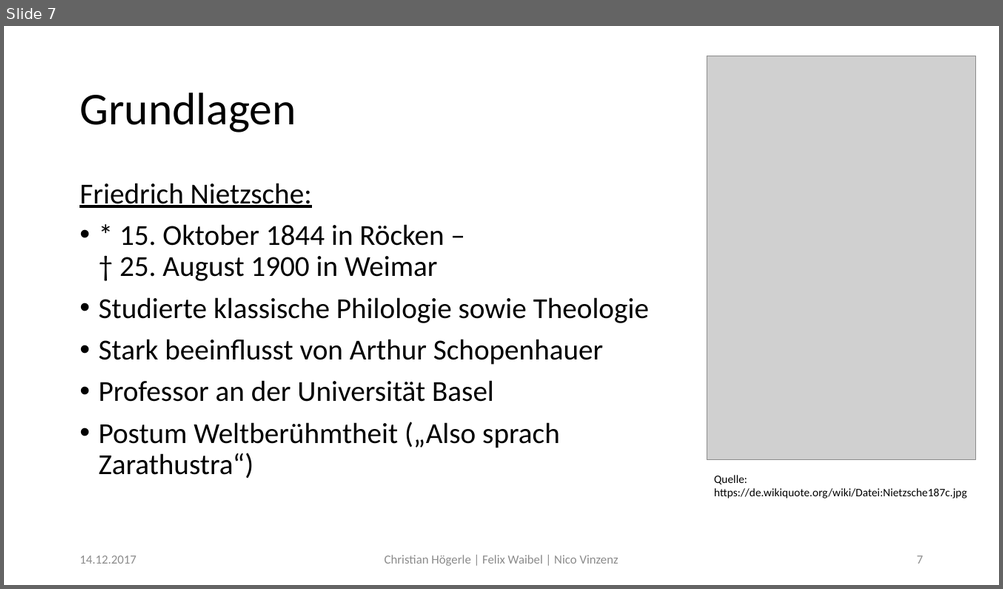
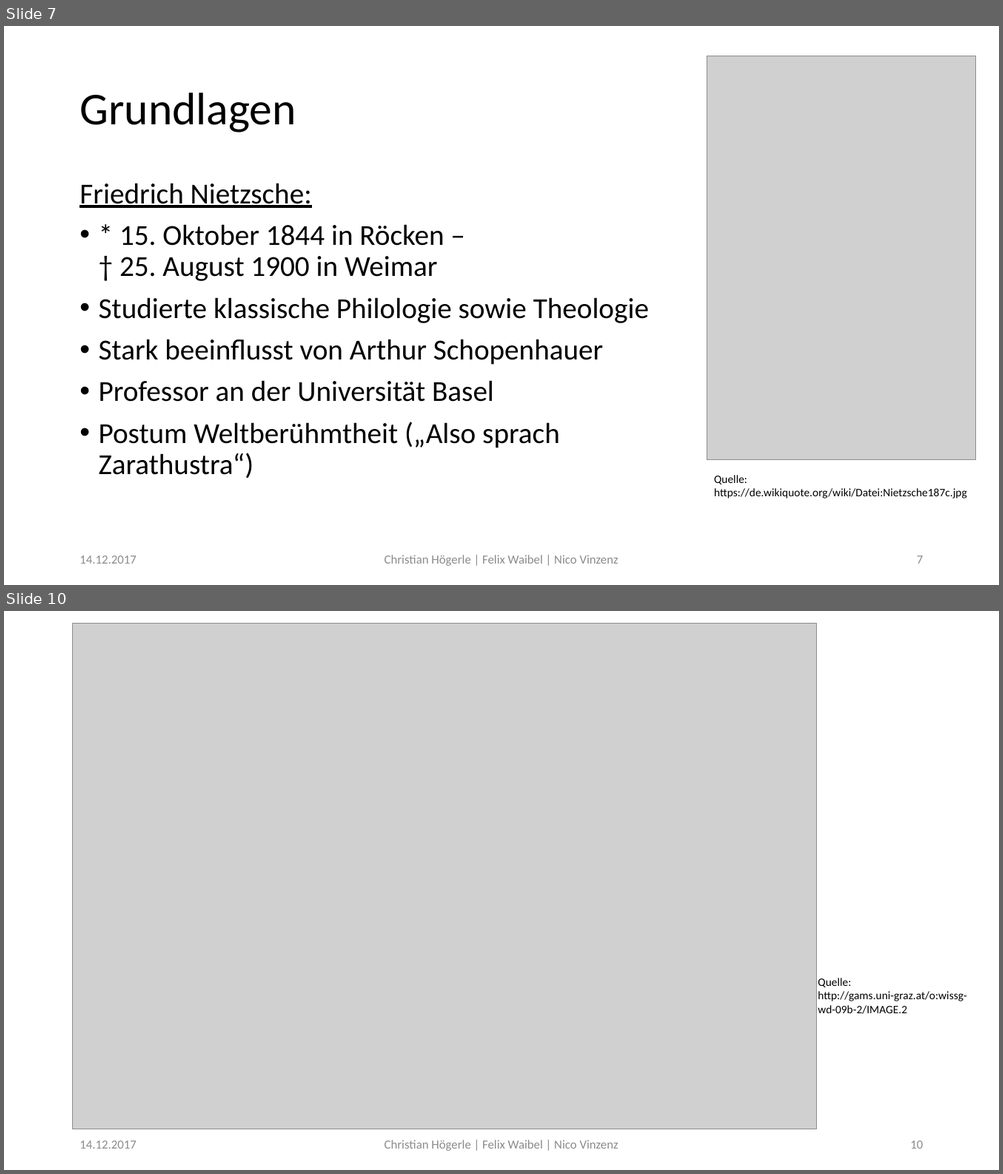
Before and after one commit to Fewa93/Berufsethik, a slide deck: Präsentation/Berufsethik.pptx. Shown one above the other, each under a label of ours: slide 7 before the commit, slides 7 and 10 after it; the slides between them are not shown. The pictures are 1003x589 and 1003x1174 pixels, drawn with LibreOffice and Linux fonts; fonts in the diff are those of the drawing; grey boxes stand for pictures. Boxes give left, top, right and bottom in pixels: in the first picture for what was removed or moved away, otherwise in the second. Text is boxed around its words. In the diff, an @@ line names an element or a change of style, - is before the commit and + after.

```diff
--- a/Präsentation/Berufsethik.pptx
+++ b/Präsentation/Berufsethik.pptx
@@ slide 10 added at <box>4,611,999,1170</box>, background #FFFFFF @@
@@ picture added at <box>73,624,817,1130</box> @@
@@ text added at <box>817,978,966,1014</box>, 11 pt, text #000000 @@
+Quelle:
+http://gams.uni-graz.at/o:wissg-wd-09b-2/IMAGE.2
@@ text added at <box>79,1141,136,1149</box>, 12 pt, text #8C8C8C @@
+14.12.2017
@@ text added at <box>384,1140,618,1151</box>, 12 pt, text #8C8C8C @@
+Christian Högerle | Felix Waibel | Nico Vinzenz
@@ page number added at <box>910,1141,922,1149</box>, 12 pt, text #8C8C8C @@
+10
```
Also in this commit, not shown: 3 slides changed, 6 other slides added, 13 other files.
